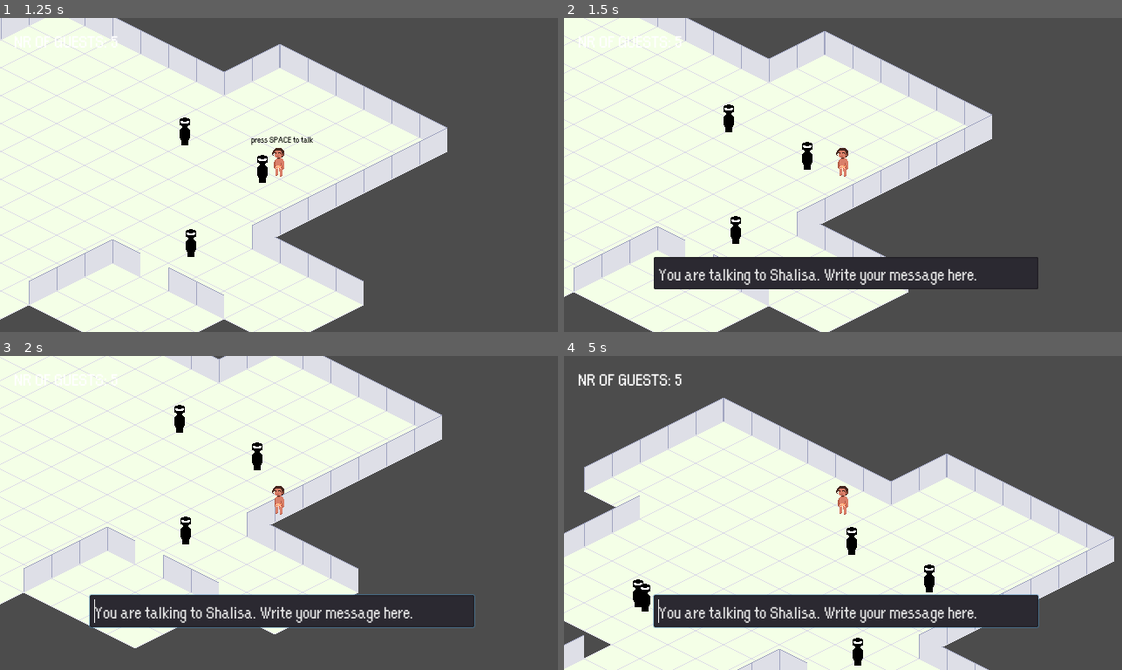
Above: before the commit, frames 1-4 (two rows, left to right).
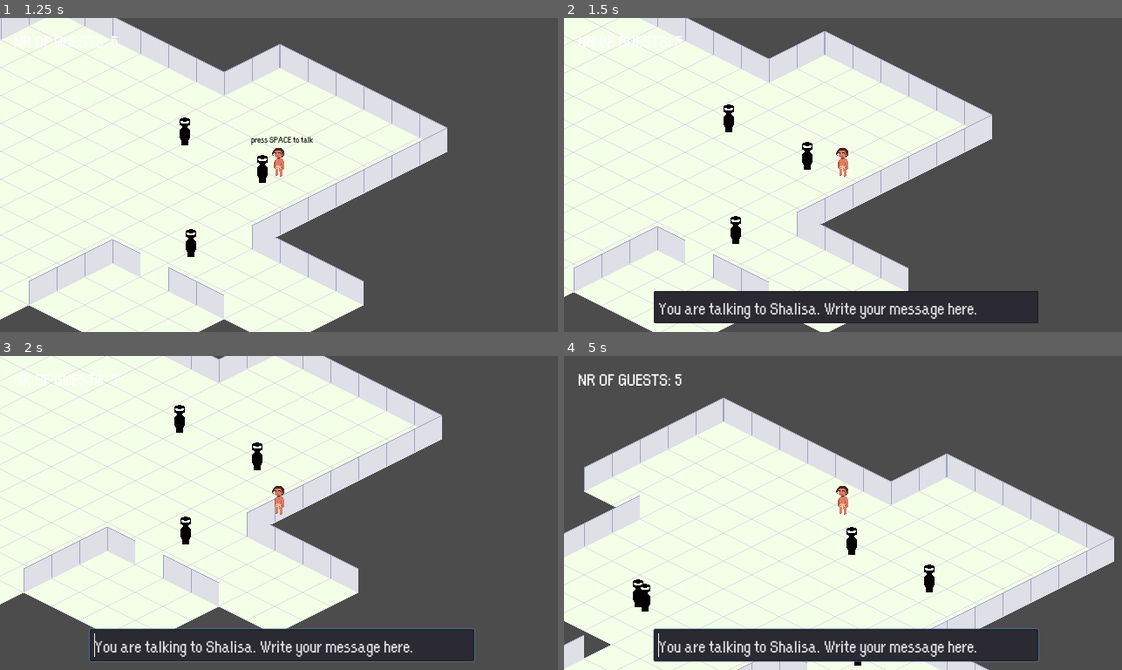
Above: after the commit, the same moments.

Repository: Boffl/language-game-prototype
Game: Godot game, scene res://Party.tscn
The game is run twice, just before and just after one commit, with the same random seed, the same clock (stepped at 60 frames per second) and the same inputs.
Inputs:
- Up to frame 1 (1.25 s): tap Enter (ui_accept) at 0.5, 0.77 s; hold Right (ui_right) from 0.53 s (still down)
- Up to frame 2 (1.5 s): tap Space at 1.25 s; release Right (ui_right) at 1.28 s; hold Down (ui_down) from 1.28 s (still down)
- Up to frame 3 (2 s): keep holding Down (ui_down); tap Enter (ui_accept) at 1.52 s
- Up to frame 4 (5 s): release Down (ui_down) at 2.03 s; hold Right (ui_right) 2.03-2.78 s; hold Up (ui_up) 2.78-3.53 s; tap Enter (ui_accept) at 3.02, 3.77, 4.52 s; hold Left (ui_left) from 3.53 s (still down)

Frame 1 is identical in both runs. In frame 2, 14% of the frame differs, in the area x 16-85%, y 76-98%; in frame 3, 15%; in frame 4, 15%, in the area x 15-86%, y 75-98%.

Commit message:
Commented out redundant line 88 in ChatBox.gd, seems to work fine without it and does not show an error in the console anymore

Diff:
--- a/ChatBox/ChatBox.gd
+++ b/ChatBox/ChatBox.gd
@@ -52,7 +52,9 @@
 
 func text_entered(text):
 
+	# don't let the user send the empty string, or the initial message...
 	if text != '' and not text.ends_with("Write your message here."):
+
 		username = players['player']['name']
 		color = players['player']['color']
 		add_message(username, text, color) # add message to the chatlog
@@ -77,15 +79,13 @@
 
 		# add answer to the chat
 		add_message(username, answer, color)
-	else:
-		print("nope...")
 
 
 func _ready():
 	partyGuest = get_parent().get_parent().get_parent()
 	inputField.text = "You are talking to " + partyGuest.guest_name + ". Write your message here."
 	inputField.connect("text_entered", self, "text_entered")
-	$HTTPRequest.connect("request_completed", self, "_on_HTTPRequest_request_completed")
+	# $HTTPRequest.connect("request_completed", self, "_on_HTTPRequest_request_completed")
 
 
 
--- a/ChatBox/ChatBox.tscn
+++ b/ChatBox/ChatBox.tscn
@@ -28,13 +28,13 @@
 anchor_bottom = 1.0
 margin_top = 3.0
 margin_right = -3.0
-margin_bottom = 5.0
+margin_bottom = 44.0
 
 [node name="RichTextLabel" type="RichTextLabel" parent="VBoxContainer"]
 light_mask = 2
 material = SubResource( 1 )
 margin_right = 798.0
-margin_bottom = 418.0
+margin_bottom = 457.0
 size_flags_horizontal = 3
 size_flags_vertical = 3
 custom_fonts/normal_font = SubResource( 2 )
@@ -42,9 +42,9 @@
 scroll_following = true
 
 [node name="HBoxContainer" type="HBoxContainer" parent="VBoxContainer"]
-margin_top = 422.0
+margin_top = 461.0
 margin_right = 798.0
-margin_bottom = 459.0
+margin_bottom = 498.0
 
 [node name="LineEdit" type="LineEdit" parent="VBoxContainer/HBoxContainer"]
 margin_right = 798.0
